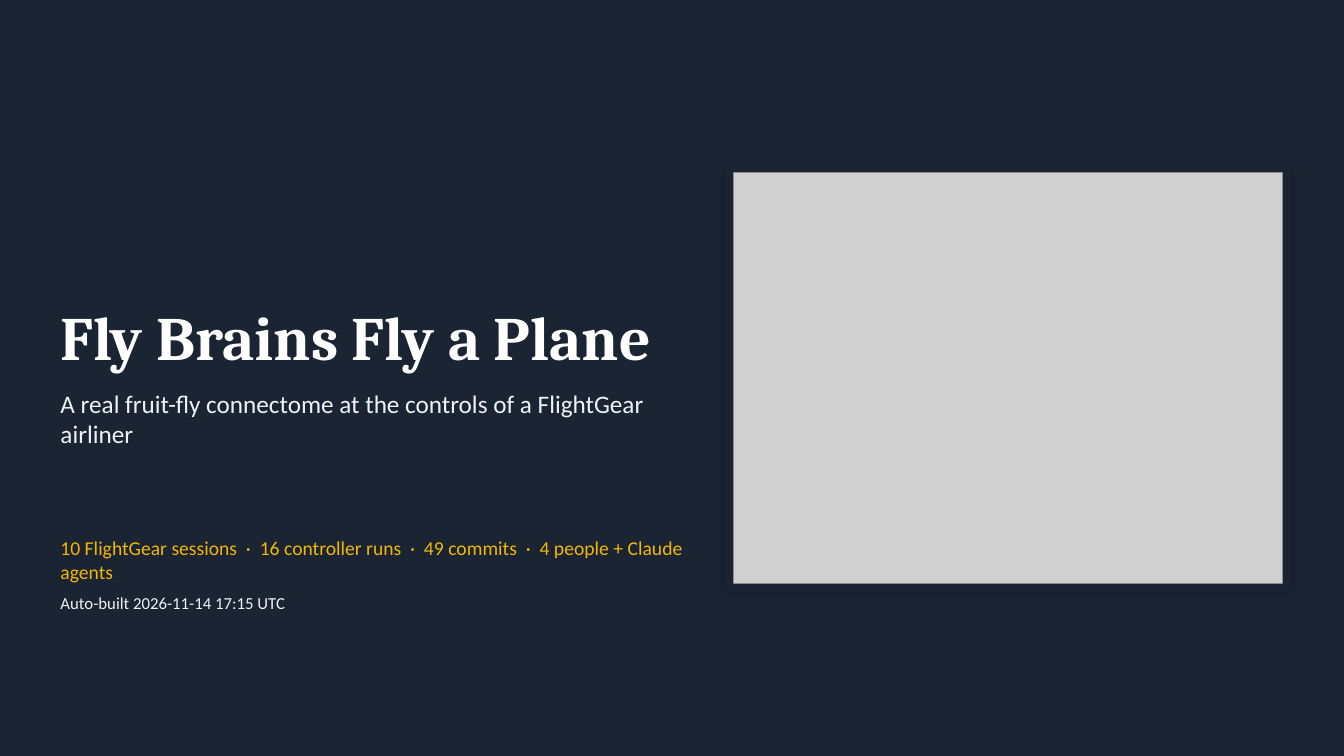
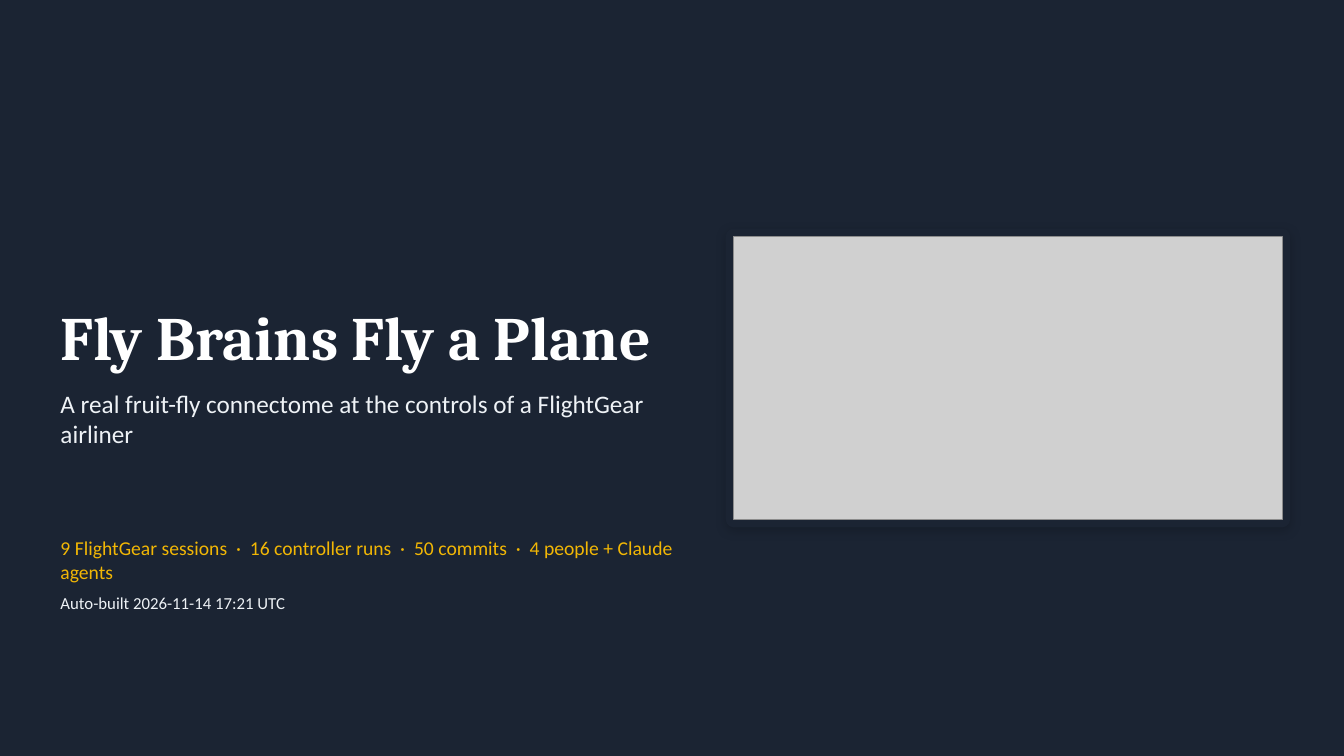
Before and after one commit to bhavyakummeta-a11y/FruitFly, a slide deck: slide 1 of deck/FruitFly_Progress.pptx. Drawn at 1344x756 pixels with LibreOffice and Linux fonts; fonts in the diff are those of the drawing; grey boxes stand for pictures. Boxes give left, top, right and bottom in pixels: in the first picture for what was removed or moved away, otherwise in the second. Text is boxed around its words. In the diff, an @@ line names an element or a change of style, - is before the commit and + after.

```diff
--- a/deck/FruitFly_Progress.pptx
+++ b/deck/FruitFly_Progress.pptx
@@ rounded rectangle: place and size @@
-rounded rectangle at (726,164,1291,592)
+rounded rectangle at (726,229,1291,527)
@@ rounded rectangle at (726,229,1291,527): proportions changed @@
@@ picture: place and size @@
-picture at (734,172,1282,584)
+picture at (734,237,1282,520)
@@ text at (60,541,673,583): text changed @@
-10 FlightGear sessions · 16 controller runs · 49 commits · 4 people + Claude agents
+9 FlightGear sessions · 16 controller runs · 50 commits · 4 people + Claude agents
@@ text at (60,597,285,609): text changed @@
-Auto-built 2026-11-14 17:15 UTC
+Auto-built 2026-11-14 17:21 UTC
```
Also in this commit, not shown: 18 other slides changed, 3 slides added, 2 other files.
